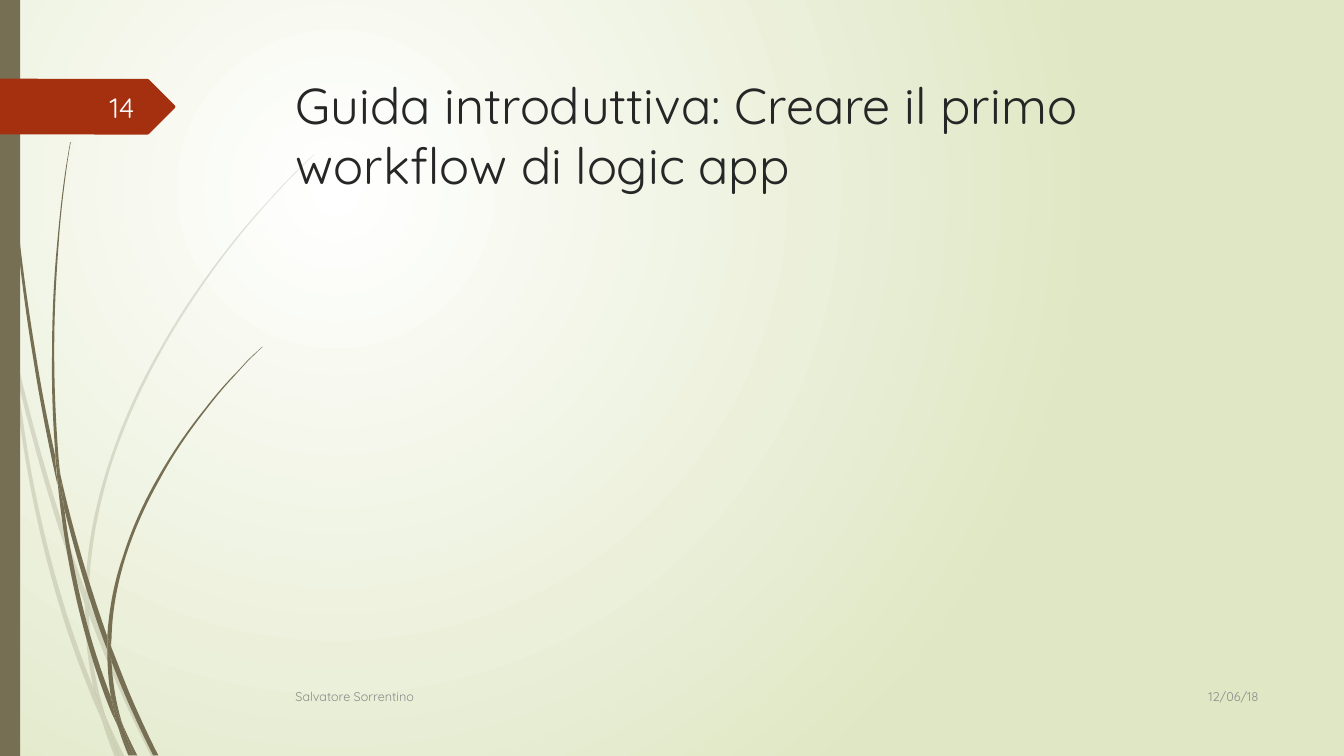
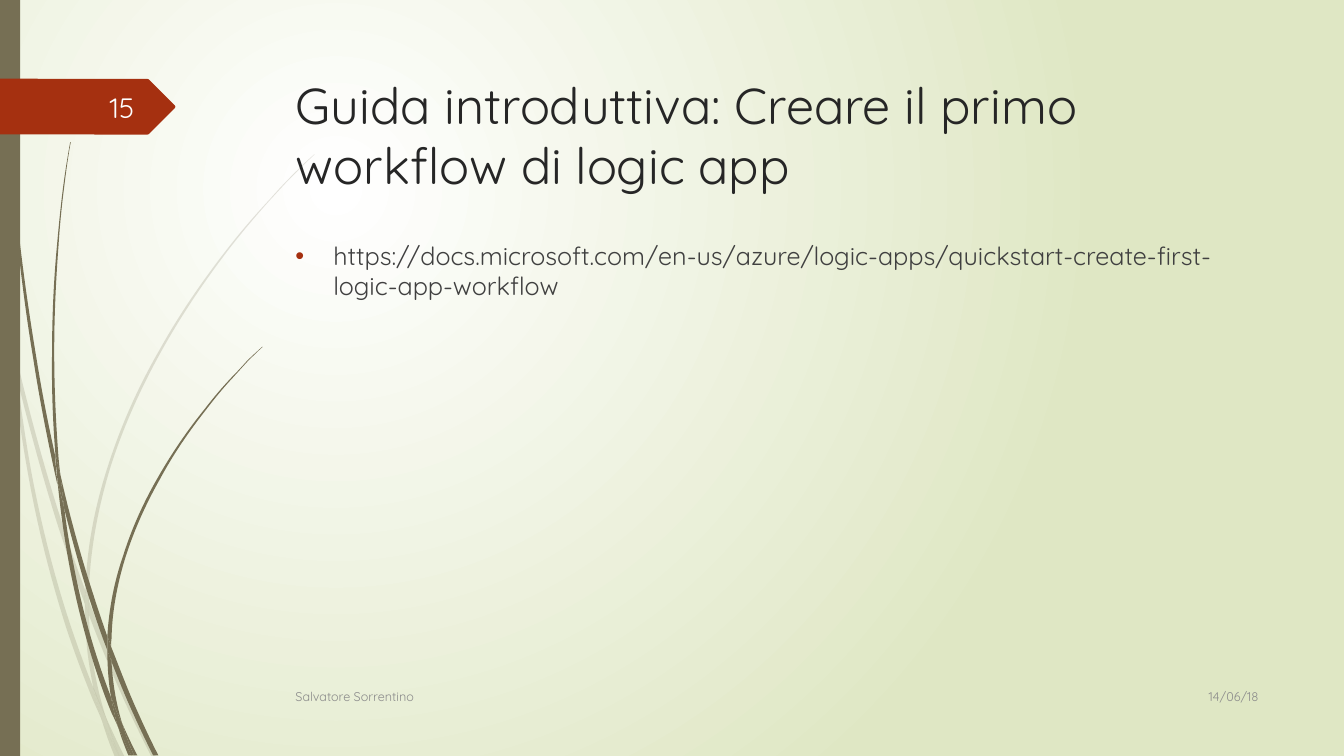
Before and after one commit to orlandograziani/corsoRomaWeek3, a slide deck: slide 15 of slides/05 Azure Functions.pptx (slide 14 before the commit). Drawn at 1344x756 pixels with LibreOffice and Linux fonts; fonts in the diff are those of the drawing. Boxes give left, top, right and bottom in pixels: in the first picture for what was removed or moved away, otherwise in the second. Text is boxed around its words. In the diff, an @@ line names an element or a change of style, - is before the commit and + after.

```diff
--- a/slides/05 Azure Functions.pptx
+++ b/slides/05 Azure Functions.pptx
@@ page number at (x1=110, y1=98, x2=135, y2=118): text changed @@
-14
+15
@@ text added at (x1=333, y1=245, x2=1211, y2=300), 18 pt, text #404040 @@
+• https://docs.microsoft.com/en-us/azure/logic-apps/quickstart-create-first-logic-app-workflow
@@ text at (x1=1209, y1=691, x2=1259, y2=702): text changed @@
-12/06/18
+14/06/18
```
Also in this commit, not shown: 13 other slides changed, 1 slide added, 5 other files.
